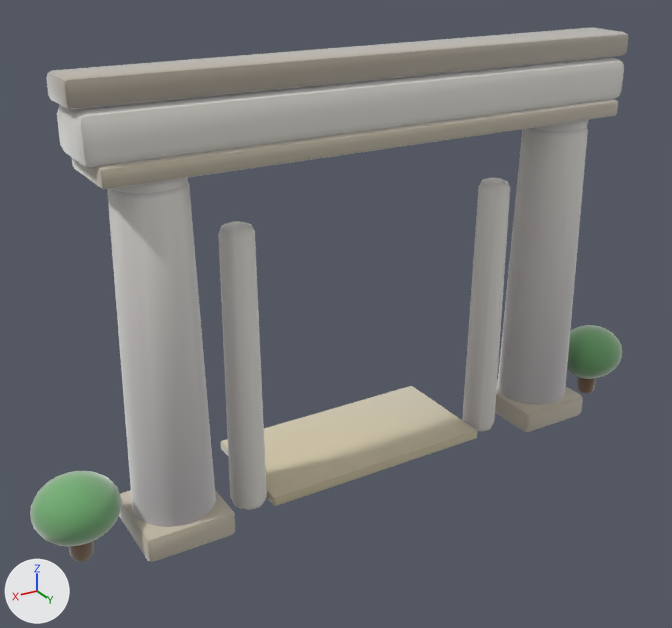
What one commit did to the glTF model assets/models/gates/664f1074.glb.
Before and after are seen from a camera (50 mm lens) standing at (4.43, 6.7, 5.05) and looking at (0.21, -0.33, 1.54). The axes (+X, +Y, +Z) are drawn at lower left. The lights are the same throughout. The picture after the commit comes second. Vertices at exactly the same position are counted once.

Names of what the first picture shows: 'gate_664f1074'.
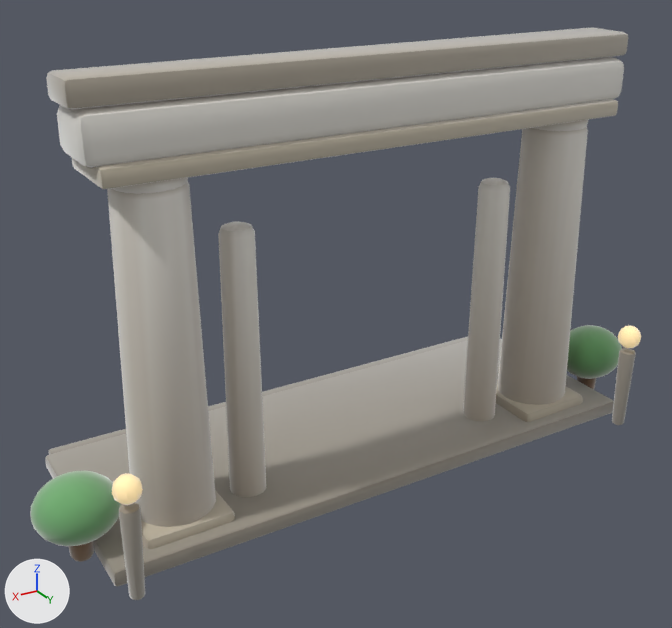
The change, as a list of edits to the scene's bpy script:
```text
Add mat_clay__9e978a_0_93:
    mat_clay__9e978a_0_93 = bpy.data.materials.new('clay_#9E978A_0.93_-')
    # nodes: BsdfPrincipled, Mix, OutputMaterial, VertexColor
    # colours: grey #9e978a, mixed with the vertex colours
Add mat_clay__ffe2a8_0_95__ffe2a8:
    mat_clay__ffe2a8_0_95__ffe2a8 = bpy.data.materials.new('clay_#FFE2A8_0.95_#FFE2A8')
    # nodes: BsdfPrincipled, Mix, OutputMaterial, VertexColor
    # colours: beige #bca67a, beige #ffe2a8, mixed with the vertex colours
Add mat_clay__b9b2a2_0_93:
    mat_clay__b9b2a2_0_93 = bpy.data.materials.new('clay_#B9B2A2_0.93_-')
    # nodes: BsdfPrincipled, Mix, OutputMaterial, VertexColor
    # colours: grey #b9b2a2, mixed with the vertex colours
Change me_gate_664f1074:
    used by ob_gate_664f1074; location = (0.0, 0.0, 0.0)
    remove me_gate_664f1074.from_pydata(...)  # 1884 vertices, 3704 faces; spans x -3.31..3.31, y -1.0..0.42, z -0.01..4.03
    add me_gate_664f1074.from_pydata(...)  # 2384 vertices, 4676 faces; spans x -3.31..3.31, y -1.71..0.84, z -0.01..4.03
    me_gate_664f1074 part 1: the loose piece of 56 vertices spanning x -2.56..2.56, y -0.35..0.35, z 3.25..3.42 is copied, and the copy is multiplied about its middle by the matrix ((1.082, 0.009, -0.001), (0.001, 0.474, 0.0), (0.001, 0.007, 0.75)), then moved by (0.0, -1.54, -3.27), in mat_clay__9e978a_0_93; it spans x -2.76..2.76, y -1.71..-1.37, z 0.0..0.12
    me_gate_664f1074 part 2: a new loose piece of 114 vertices spanning x -2.78..-2.62, y 0.64..0.81, z -0.01..0.87, in mat_clay__9e978a_0_93
    me_gate_664f1074 part 3: a new loose piece of 114 vertices spanning x 2.61..2.78, y 0.63..0.8, z 0.01..0.86, in mat_clay__9e978a_0_93
    me_gate_664f1074 part 4: a new loose piece of 56 vertices spanning x -2.84..2.84, y -1.55..0.55, z 0.0..0.16, in mat_clay__9e978a_0_93
    me_gate_664f1074 part 5: a new loose piece of 52 vertices spanning x -2.82..-2.58, y 0.61..0.84, z 0.9..1.14, in mat_clay__ffe2a8_0_95__ffe2a8
    me_gate_664f1074 part 6: a new loose piece of 52 vertices spanning x 2.58..2.82, y 0.6..0.83, z 0.9..1.14, in mat_clay__ffe2a8_0_95__ffe2a8
    me_gate_664f1074 part 7: 3560 kept faces spanning x -3.31..3.31, y -1.0..0.42, z -0.01..4.02 get new vertex colours
    other edits to the shape of me_gate_664f1074 do not show in these pictures
    add me_gate_664f1074.materials.append(mat_clay__9e978a_0_93)
    add me_gate_664f1074.materials.append(mat_clay__b9b2a2_0_93)
    add me_gate_664f1074.materials.append(mat_clay__ffe2a8_0_95__ffe2a8)
```

What differs and where, as boxes [x1, y1, x2, y2] in the pictures (672 x 628 px):
'gate_664f1074', reshaped (7% taller): before [30, 27, 628, 562]; after [30, 27, 641, 600]
part 1 of me_gate_664f1074, added (mostly hidden): after [48, 336, 468, 455]
part 2 of me_gate_664f1074, added: after [612, 348, 636, 425]
part 3 of me_gate_664f1074, added: after [119, 502, 145, 600]
part 4 of me_gate_664f1074, added: after [45, 338, 614, 586]
part 5 of me_gate_664f1074, added (beige): after [618, 325, 641, 348]
part 6 of me_gate_664f1074, added (beige): after [112, 473, 143, 505]
part 7 of me_gate_664f1074, edited (looks the same): [30, 34, 628, 562] in both
